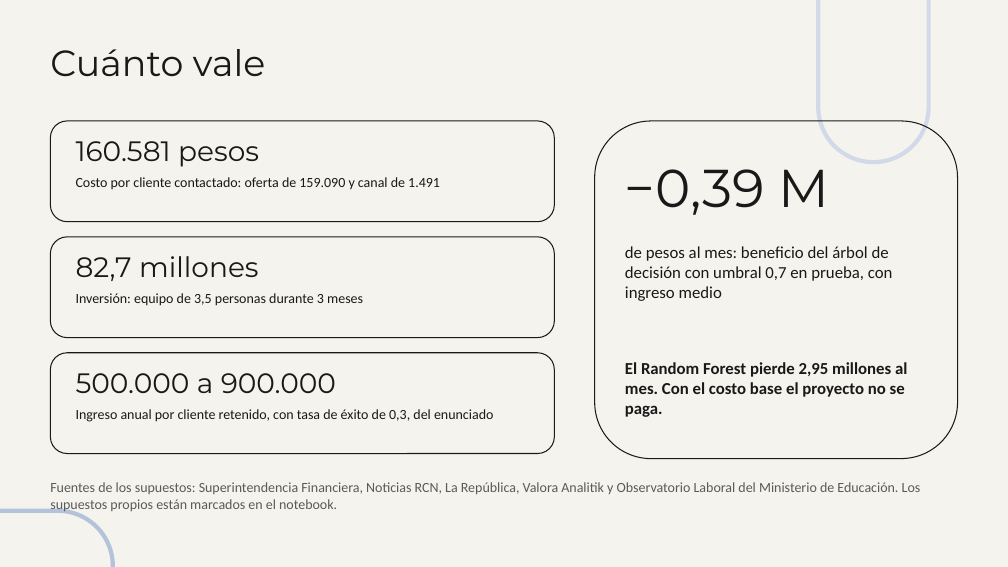
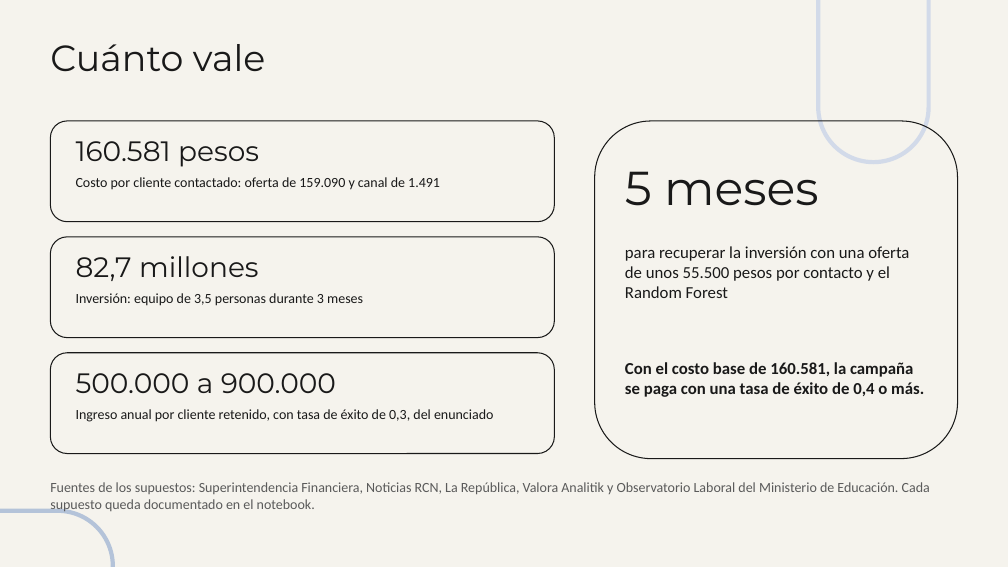
Before and after one commit to maria366p/CD_taller2, a slide deck: slide 7 of informe/Presentacion_Taller2.pptx. Drawn at 1008x567 pixels with LibreOffice and Linux fonts; fonts in the diff are those of the drawing. Boxes give left, top, right and bottom in pixels: in the first picture for what was removed or moved away, otherwise in the second. Text is boxed around its words. In the diff, an @@ line names an element or a change of style, - is before the commit and + after.

Commit message:
ppt

```diff
--- a/informe/Presentacion_Taller2.pptx
+++ b/informe/Presentacion_Taller2.pptx
@@ title "Cuánto vale" at box(50, 44, 265, 72): line spacing 1 to 0.9 @@
@@ text at box(625, 171, 818, 206): text changed; size 38 to 34 pt @@
-−0,39 M
+5 meses
@@ text at box(625, 246, 909, 298): text changed @@
-de pesos al mes: beneficio del árbol de decisión con umbral 0,7 en prueba, con ingreso medio
+para recuperar la inversión con una oferta de unos 55.500 pesos por contacto y el Random Forest
@@ text at box(625, 362, 924, 397): text changed @@
-El Random Forest pierde 2,95 millones al mes. Con el costo base el proyecto no se paga.
+Con el costo base de 160.581, la campaña se paga con una tasa de éxito de 0,4 o más.
@@ text at box(50, 482, 930, 513): text changed @@
-Fuentes de los supuestos: Superintendencia Financiera, Noticias RCN, La República, Valora Analitik y Observatorio Laboral del Ministerio de Educación. Los supuestos propios están marcados en el notebook.
+Fuentes de los supuestos: Superintendencia Financiera, Noticias RCN, La República, Valora Analitik y Observatorio Laboral del Ministerio de Educación. Cada supuesto queda documentado en el notebook.
```
Also in this commit, not shown: 7 other slides changed, 1 slide added, 1 slide removed.
